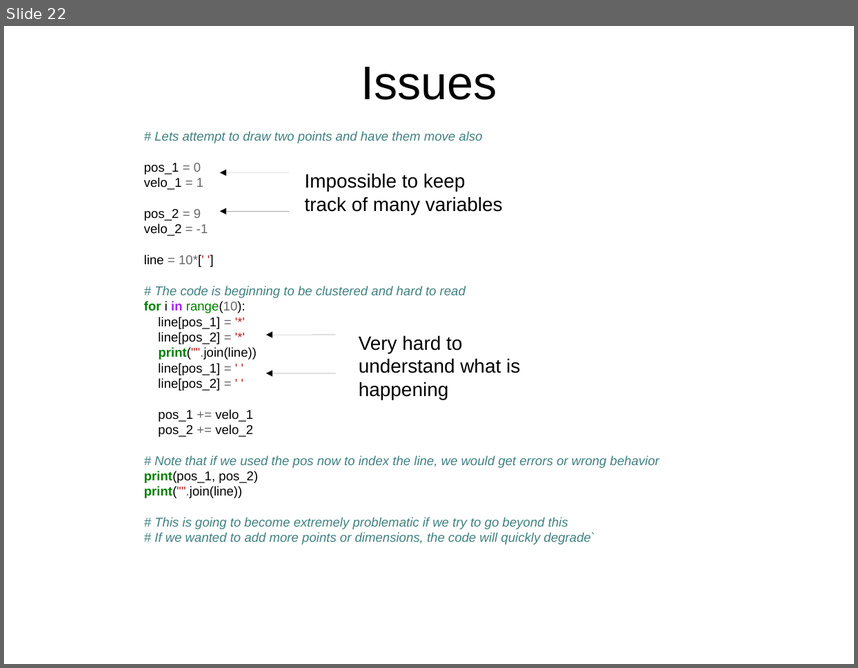
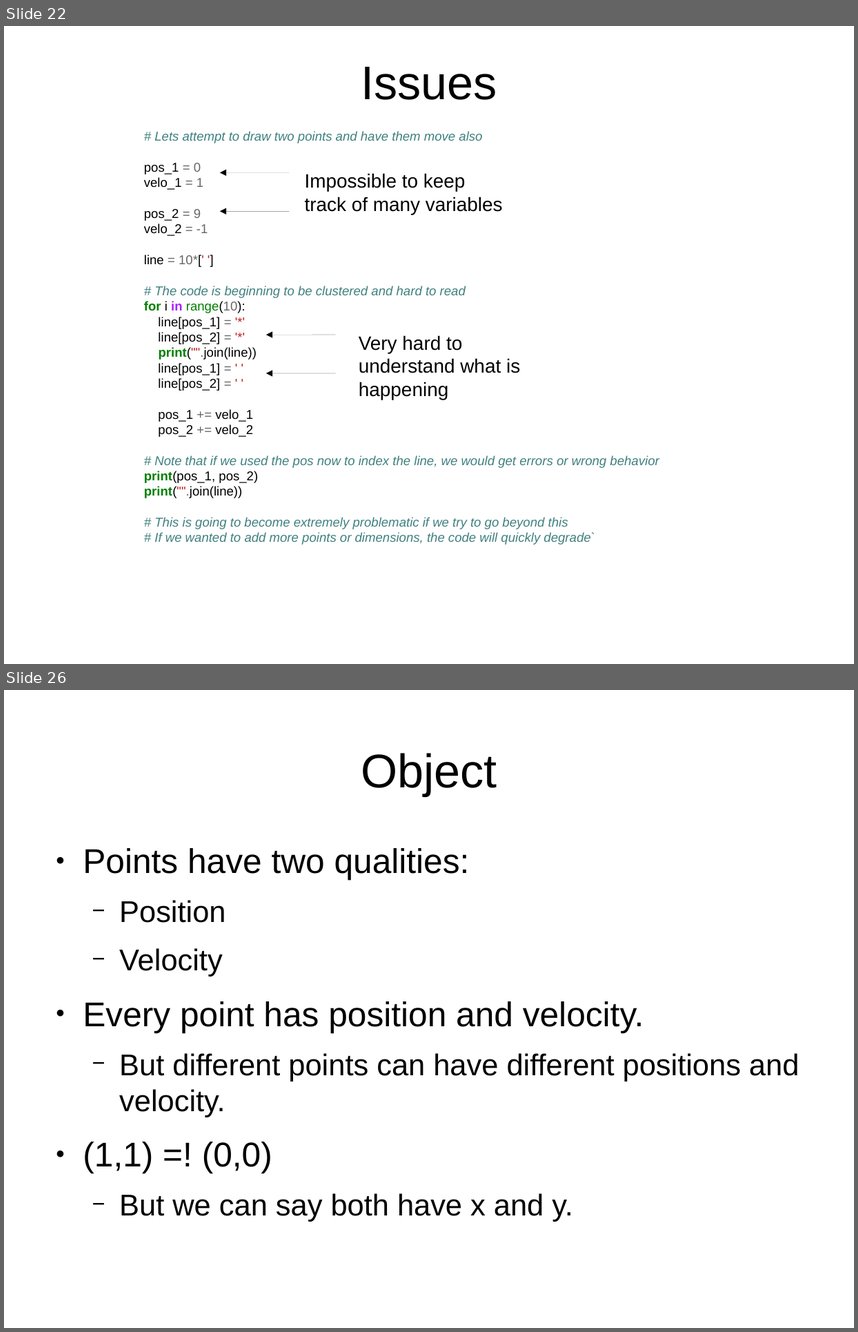
Before and after one commit to f0lie/basic_python_workshop, a slide deck: powerpoint.odp. Shown one above the other, each under a label of ours: slide 22 before the commit, slides 22 and 26 after it; the slides between them are not shown. The pictures are 858x668 and 858x1332 pixels, drawn with LibreOffice and Linux fonts; fonts in the diff are those of the drawing. Boxes give left, top, right and bottom in pixels: in the first picture for what was removed or moved away, otherwise in the second. Text is boxed around its words. In the diff, an @@ line names an element or a change of style, - is before the commit and + after.

```diff
--- a/powerpoint.odp
+++ b/powerpoint.odp
@@ slide 26 added at (x1=4, y1=690, x2=854, y2=1328), background #FFFFFF @@
@@ title added at (x1=361, y1=753, x2=497, y2=796), 44 pt, text #000000 @@
+Object
@@ text added at (x1=83, y1=848, x2=799, y2=1221), 28 pt, text #000000 @@
+● Points have two qualities:
+  − Position
+  − Velocity
+● Every point has position and velocity.
+  − But different points can have different positions and velocity.
+● (1,1) =! (0,0)
+  − But we can say both have x and y.
```
Also in this commit, not shown: 1 slide changed, 4 other slides added, 1 slide removed, 1 other file.
